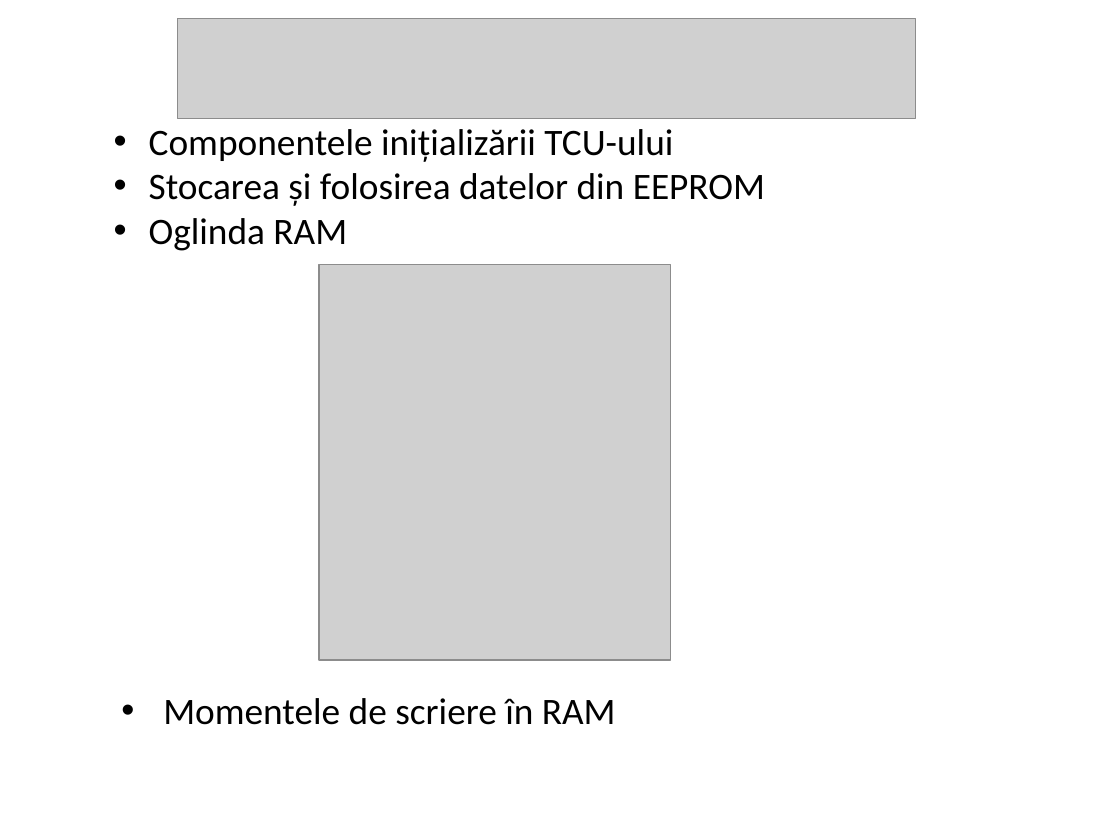
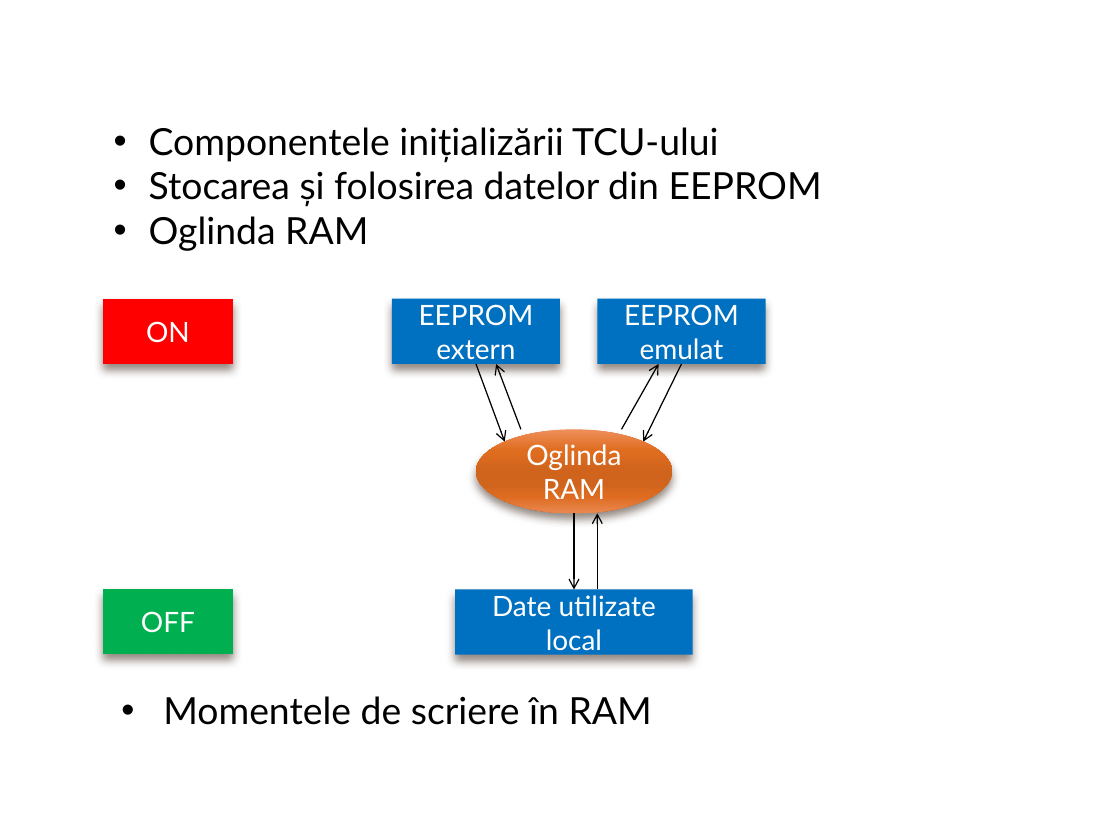
Before and after one commit to FICproject/WebGL, a slide deck: slide 4 of Licenta_Luca _1.ppt (slide 3 before the commit). Drawn at 1120x840 pixels with LibreOffice and Linux fonts; fonts in the diff are those of the drawing; grey boxes stand for pictures; background and template pictures are left out. Boxes give left, top, right and bottom in pixels: in the first picture for what was removed or moved away, otherwise in the second. Text is boxed around its words. In the diff, an @@ line names an element or a change of style, - is before the commit and + after.

```diff
--- a/Licenta_Luca _1.ppt
+++ b/Licenta_Luca _1.ppt
@@ picture removed at [177, 19, 915, 119] @@
@@ text "Componentele inițializării TCU-ului" at [149, 127, 822, 251]: font Calibri to Lato @@
@@ picture removed at [319, 264, 671, 660] @@
@@ action button blank added at [103, 299, 234, 364], fill #FF0000, 18 pt, text #FFFFFF @@
+ON
@@ rectangle added at [392, 299, 560, 364], fill #0070C0, 18 pt, text #FFFFFF @@
+EEPROM extern
@@ rectangle added at [597, 299, 765, 364], fill #0070C0, 18 pt, text #FFFFFF @@
+EEPROM emulat
@@ arrow added from (476, 364) to (505, 441), #000000 0.79 pt @@
@@ arrow added from (521, 429) to (496, 364), #000000 0.79 pt @@
@@ arrow added from (622, 429) to (659, 364), #000000 0.79 pt @@
@@ arrow added from (681, 364) to (643, 441), #000000 0.79 pt @@
@@ ellipse added at [476, 429, 672, 513], fill gradient #EE8F5B to #E06D21 to #D0641C to #DE6C20 to #E88852, 18 pt, text #FFFFFF @@
+Oglinda RAM
@@ arrow added from (573, 513) to (573, 589), #000000 0.79 pt @@
@@ arrow added from (597, 589) to (597, 513), #000000 0.79 pt @@
@@ action button blank added at [103, 589, 234, 654], fill #00B050, 18 pt, text #FFFFFF @@
+OFF
@@ rectangle added at [455, 589, 692, 654], fill #0070C0, 18 pt, text #FFFFFF @@
+Date utilizate local
@@ text "Momentele de scriere în RAM" at [163, 696, 652, 725]: font Calibri to Lato @@
```
Also in this commit, not shown: 8 other slides changed, 1 slide added, 1 other file.
